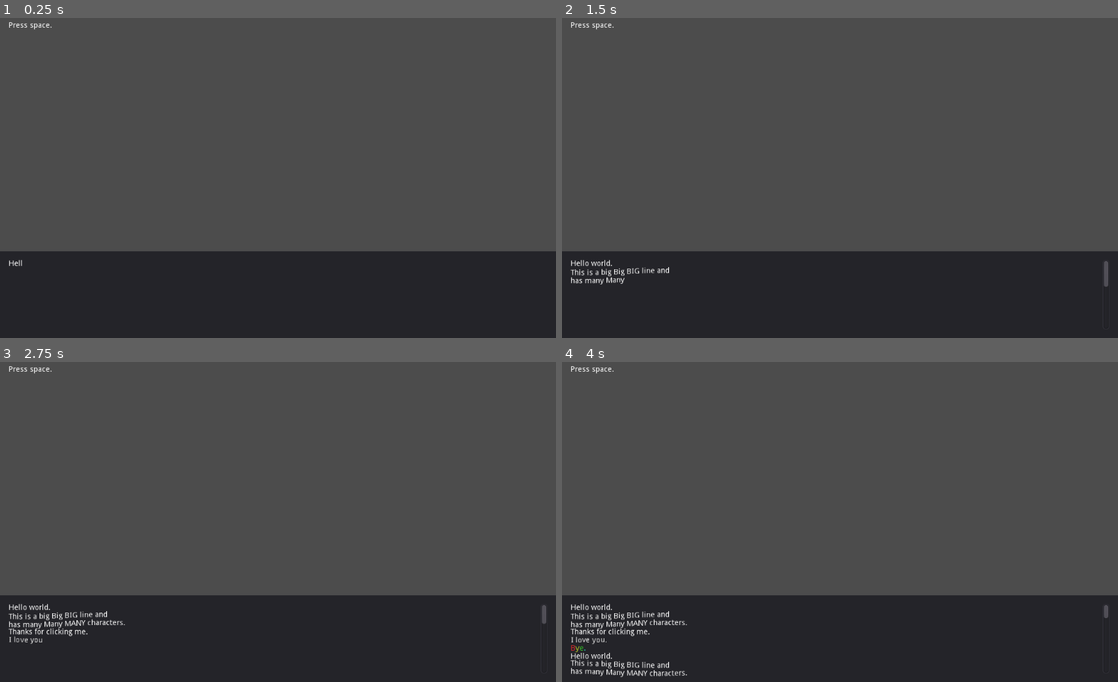
Above: before the commit, frames 1-4 (two rows, left to right).
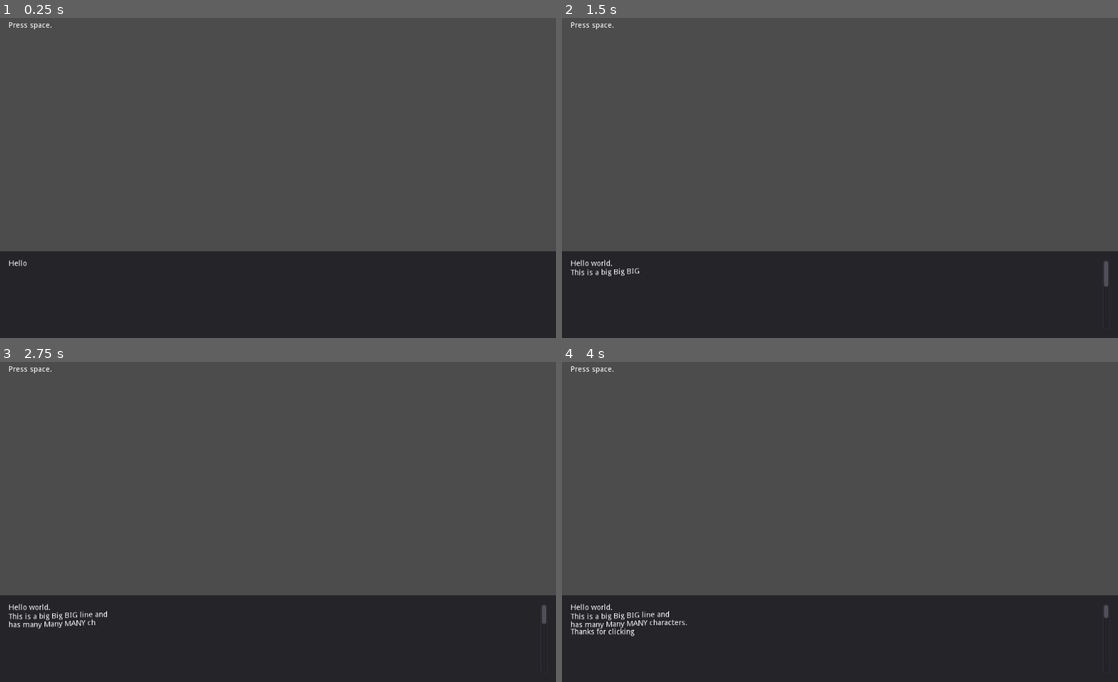
Above: after the commit, the same moments.

Repository: AlexandrosKap/parea
Game: Godot game, scene res://src/Main.tscn
Two runs of this game, one before a commit and one after it. Both use one fixed random seed, a clock stepped at 60 frames per second and the inputs below.
Inputs:
- Up to frame 1 (0.25 s): no input
- Up to frame 2 (1.5 s): tap Space at 0.5, 1.25 s; tap Enter (ui_accept) at 0.77 s
- Up to frame 3 (2.75 s): tap Enter (ui_accept) at 1.52 s; tap Space at 2 s
- Up to frame 4 (4 s): tap Space at 2.75, 3.5 s; tap Enter (ui_accept) at 3.02, 3.77 s

The runs differ from the first frame. In frame 1, less than 0.1% of the frame differs, in the area x 4-5%, y 76-78%; in frame 2, 0.1%; in frame 3, 0.2%; in frame 4, 0.5%, in the area x 1-23%, y 83-99%.

Commit message:
Godot is a bug free engine.

Diff:
--- a/src/components/PareaTextBox.gd
+++ b/src/components/PareaTextBox.gd
@@ -1,6 +1,9 @@
 extends VBoxContainer
 
-var text_speed := 16.0
+# Used for appending text to fix a Godot bug...
+var __old_visible_characters := 0
+
+var text_speed := 24.0
 
 onready var label: RichTextLabel = $Panel/Margin/Label
 
@@ -10,6 +13,10 @@
 
 # Update label.percent_visible until its value is 1.
 func _process(delta: float) -> void:
+	if __old_visible_characters:
+		label.visible_characters = __old_visible_characters
+		__old_visible_characters = 0
+
 	var char_count := label.get_total_character_count()
 	if char_count:
 		label.percent_visible += (1.0 / char_count) * text_speed * delta
@@ -24,10 +31,13 @@
 	label.percent_visible = 0.0
 	set_process(true)
 
-# TODO: Appending does not change label.percent_visible.
 func add_text(text: String) -> void:
 	var err := label.append_bbcode(text)
 	if err:
 		assert(false, "Can't append text.")
 	else:
+		if label.visible_characters == -1:
+			__old_visible_characters = label.get_total_character_count()
+		else:
+			__old_visible_characters = label.visible_characters
 		set_process(true)
